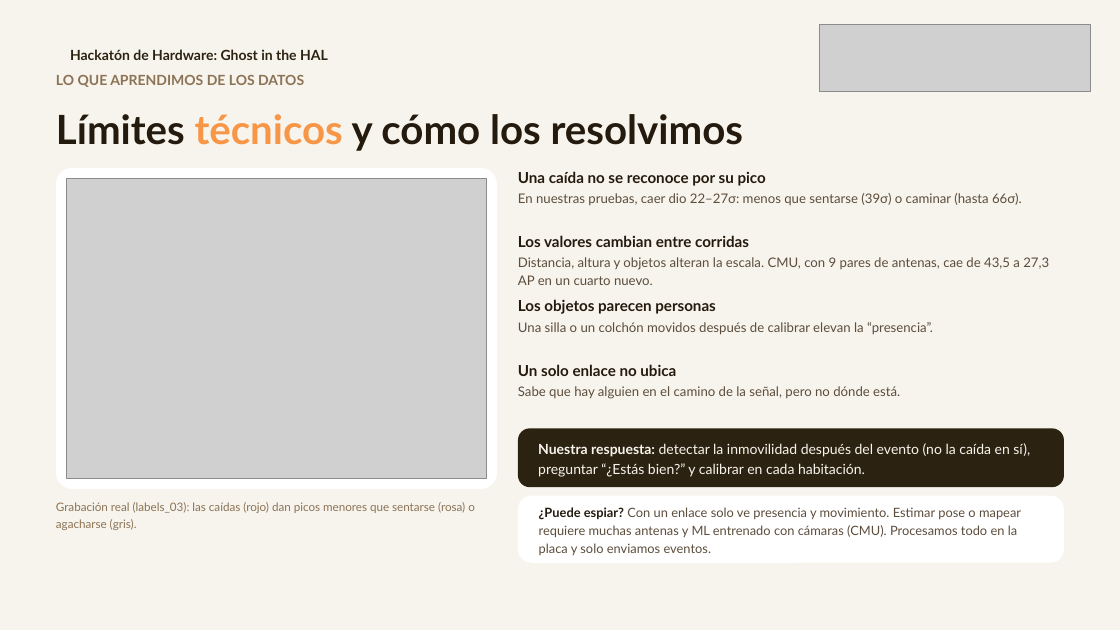
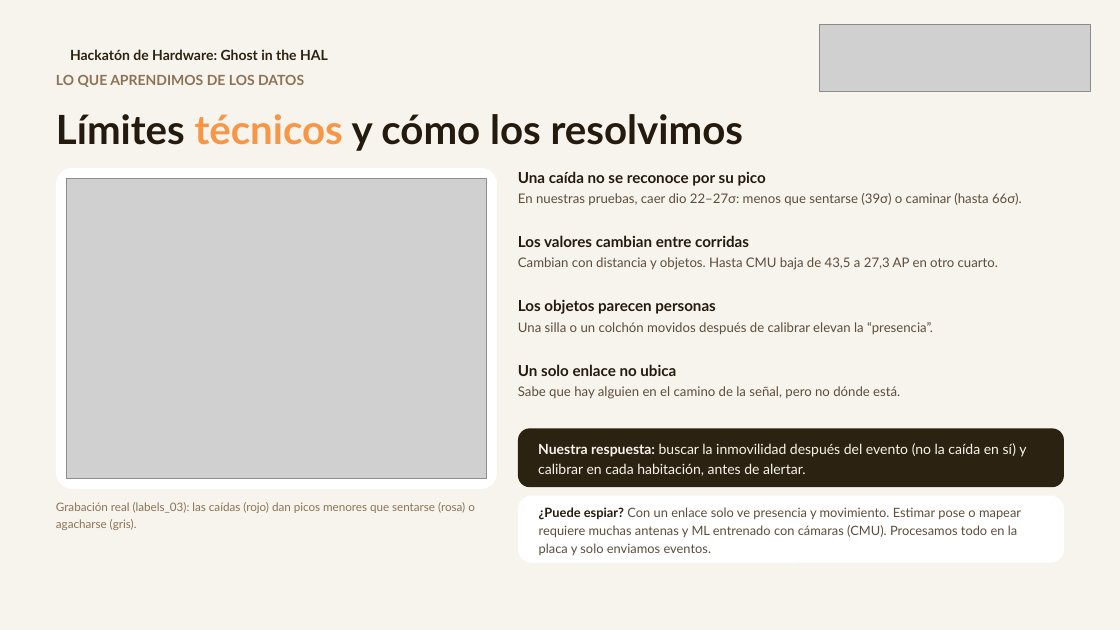
Before and after one commit to ivanbitesnik/Hackathon, a slide deck: slide 7 of Baja tension - Hackaton (tecnico).pptx. Drawn at 1120x630 pixels with LibreOffice and Linux fonts; fonts in the diff are those of the drawing; grey boxes stand for pictures; background and template pictures are left out. Boxes give left, top, right and bottom in pixels: in the first picture for what was removed or moved away, otherwise in the second. Text is boxed around its words. In the diff, an @@ line names an element or a change of style, - is before the commit and + after.

```diff
--- a/Baja tension - Hackaton (tecnico).pptx
+++ b/Baja tension - Hackaton (tecnico).pptx
@@ text at <box>518,257,998,270</box>: text changed @@
-Distancia, altura y objetos alteran la escala. CMU, con 9 pares de antenas, cae de 43,5 a 27,3 AP en un cuarto nuevo.
+Cambian con distancia y objetos. Hasta CMU baja de 43,5 a 27,3 AP en otro cuarto.
@@ text in rounded rectangle at <box>538,443,1026,476</box>: text changed @@
-Nuestra respuesta: detectar la inmovilidad después del evento (no la caída en sí), preguntar “¿Estás bien?” y calibrar en cada habitación.
+Nuestra respuesta: buscar la inmovilidad después del evento (no la caída en sí) y calibrar en cada habitación, antes de alertar.
```
Also in this commit, not shown: 2 other slides changed, 20 other files.
